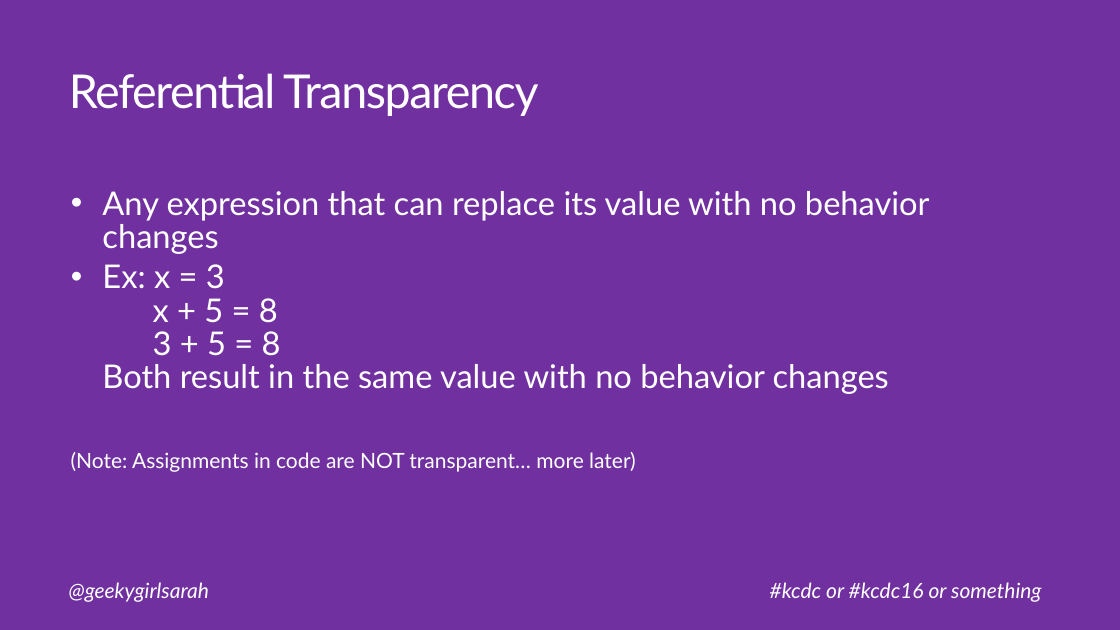
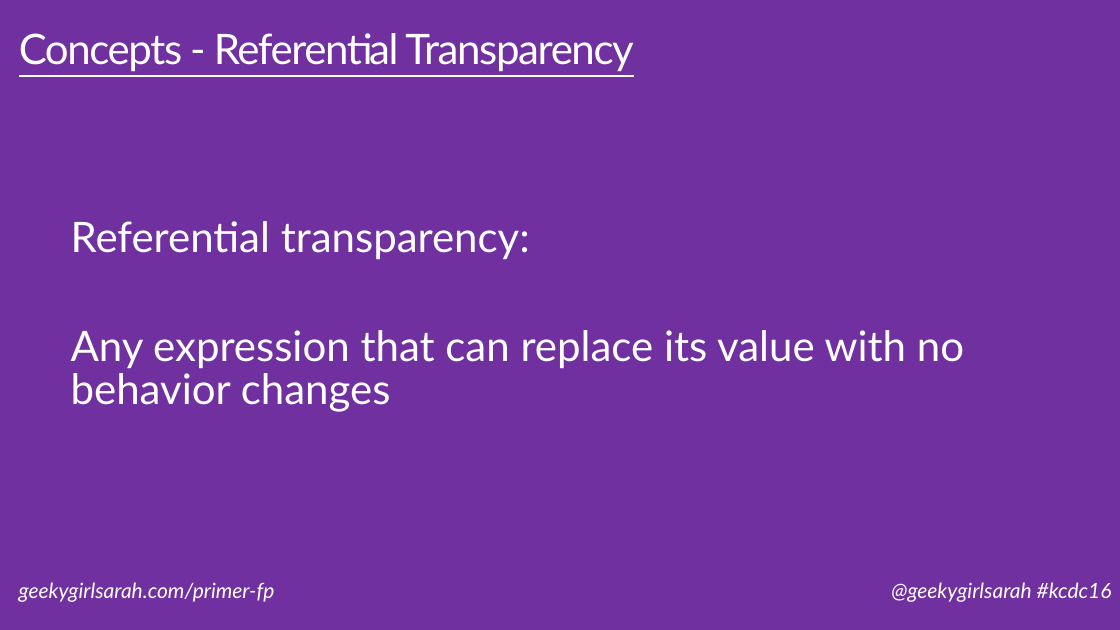
Before and after one commit to geekygirlsarah/talk-a_primer_on_functional_programming, a slide deck: slide 19 of A Primer on Functional Programming.pptx (slide 7 before the commit). Drawn at 1120x630 pixels with LibreOffice and Linux fonts; fonts in the diff are those of the drawing. Boxes give left, top, right and bottom in pixels: in the first picture for what was removed or moved away, otherwise in the second. Text is boxed around its words. In the diff, an @@ line names an element or a change of style, - is before the commit and + after.

Commit message:
Cleanup slides, improve examples, simplify wording, expand large slides into smaller ones

```diff
--- a/A Primer on Functional Programming.pptx
+++ b/A Primer on Functional Programming.pptx
@@ title at [19, 33, 633, 72]: text changed; size 40 to 36 pt @@
-Referential Transparency
+Concepts - Referential Transparency
@@ text "Referential transparency:": place and size @@
-text "Referential transparency:" at [71, 191, 930, 472]
+text "Referential transparency:" at [71, 221, 964, 412]
@@ text "Referential transparency:" at [71, 221, 964, 412]: vertical alignment top to middle @@
@@ text at [71, 221, 530, 260]: paragraph added @@
+  Referential transparency:
@@ text at [71, 264, 889, 472]: paragraphs removed @@
-  • Ex: x = 3
-    x + 5 = 8
-    3 + 5 = 8
-    Both result in the same value with no behavior changes
-(Note: Assignments in code are NOT transparent… more later)
@@ text at [71, 330, 964, 412]: size 28 to 36 pt in "Any expression that can replace its value ..."; bullet • to none; more space between paragraphs @@
@@ text at [19, 582, 275, 602]: text changed @@
-@geekygirlsarah
+geekygirlsarah.com/primer-fp
@@ text at [891, 582, 1112, 602]: text changed @@
-#kcdc or #kcdc16 or something
+@geekygirlsarah #kcdc16
```
Also in this commit, not shown: 28 other slides changed, 23 slides added, 1 slide removed.
